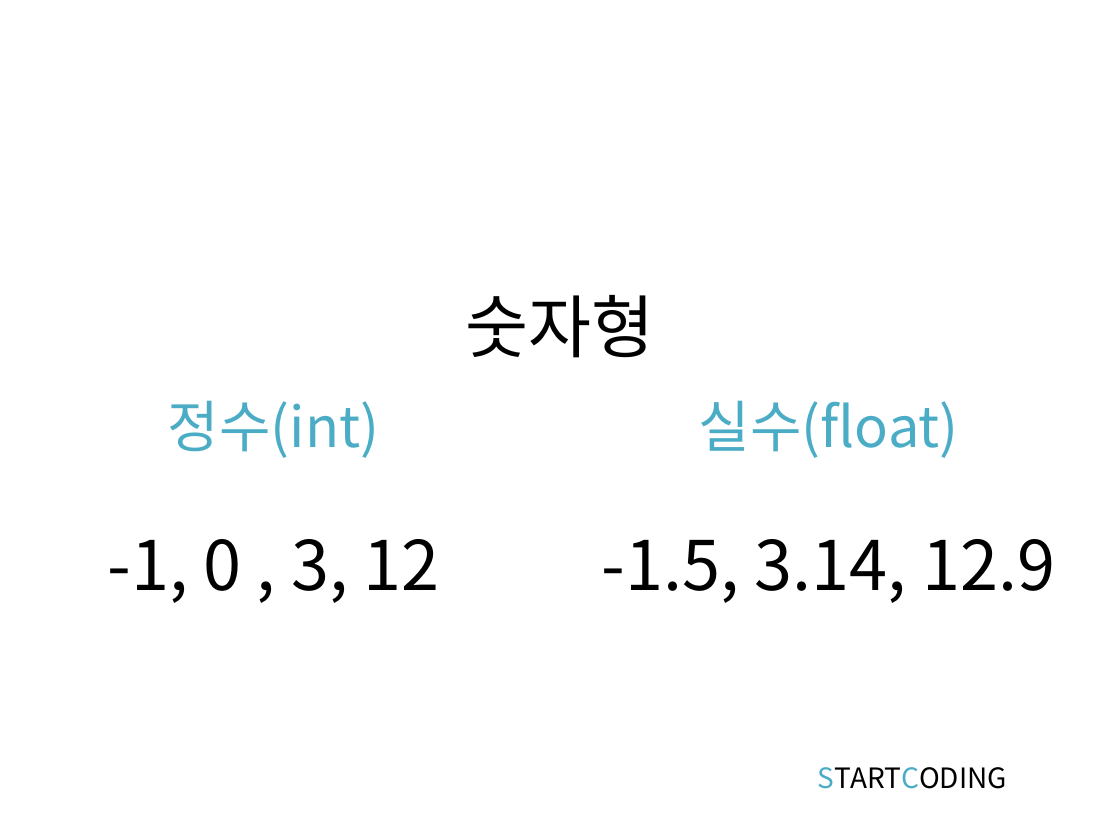
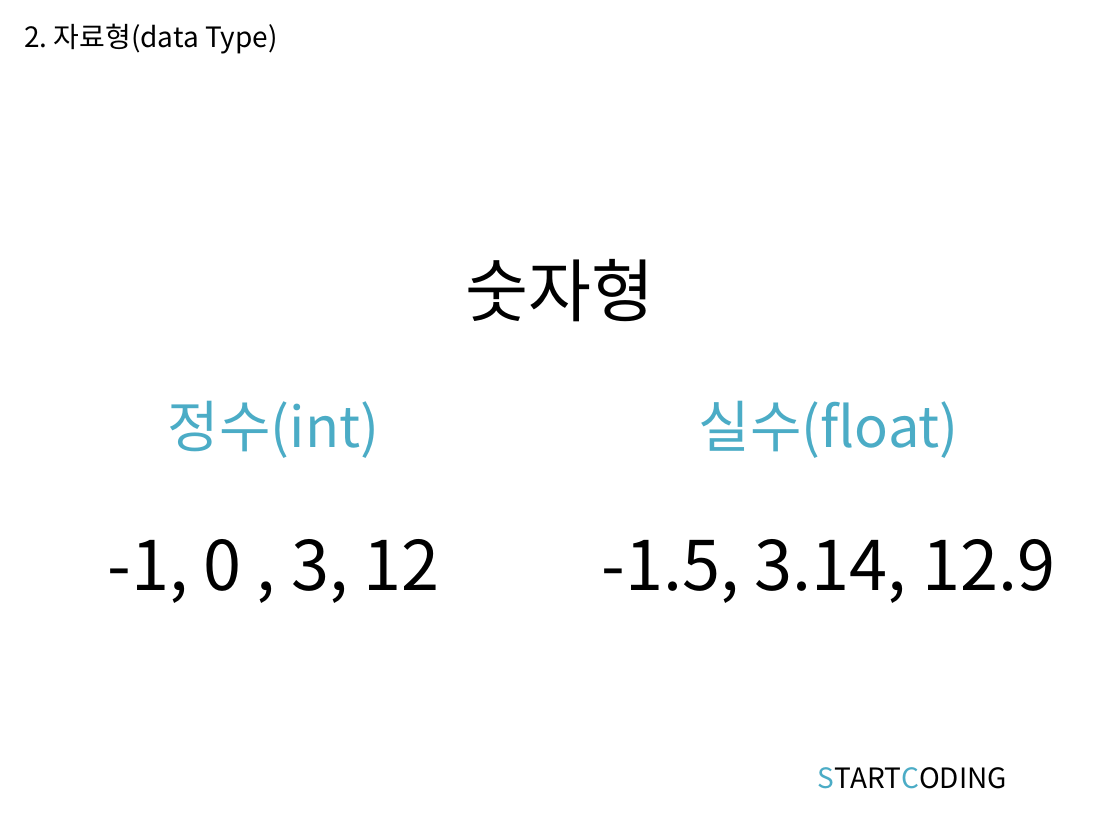
Before and after one commit to kwonkijun/web, a slide deck: slide 4 of 프론트엔드기초(PPT)/JAVASCRIPT 3강_변수와 데이터타입 - 복사본.pptx. Drawn at 1120x840 pixels with LibreOffice and Linux fonts; fonts in the diff are those of the drawing. Boxes give left, top, right and bottom in pixels: in the first picture for what was removed or moved away, otherwise in the second. Text is boxed around its words. In the diff, an @@ line names an element or a change of style, - is before the commit and + after.

```diff
--- a/프론트엔드기초(PPT)/JAVASCRIPT 3강_변수와 데이터타입 - 복사본.pptx
+++ b/프론트엔드기초(PPT)/JAVASCRIPT 3강_변수와 데이터타입 - 복사본.pptx
@@ text added at (x1=24, y1=23, x2=278, y2=54), 18 pt, text #000000 @@
+2. 자료형(data Type)
@@ title "숫자형" moved from (x1=465, y1=295, x2=654, y2=358) to (x1=465, y1=259, x2=654, y2=322) @@
```
Also in this commit, not shown: 5 other slides changed, 13 slides added, 6 slides removed, 2 other files.
